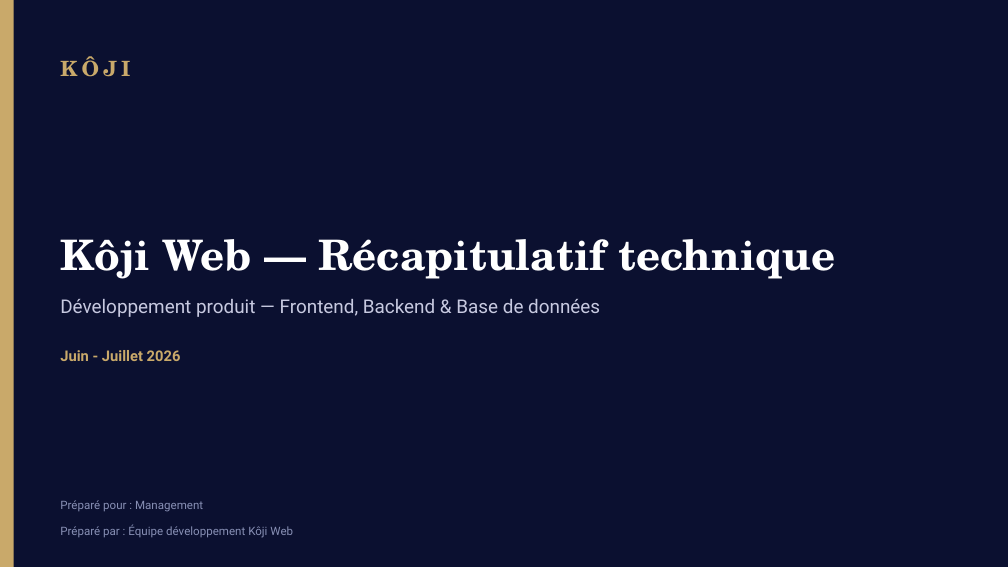
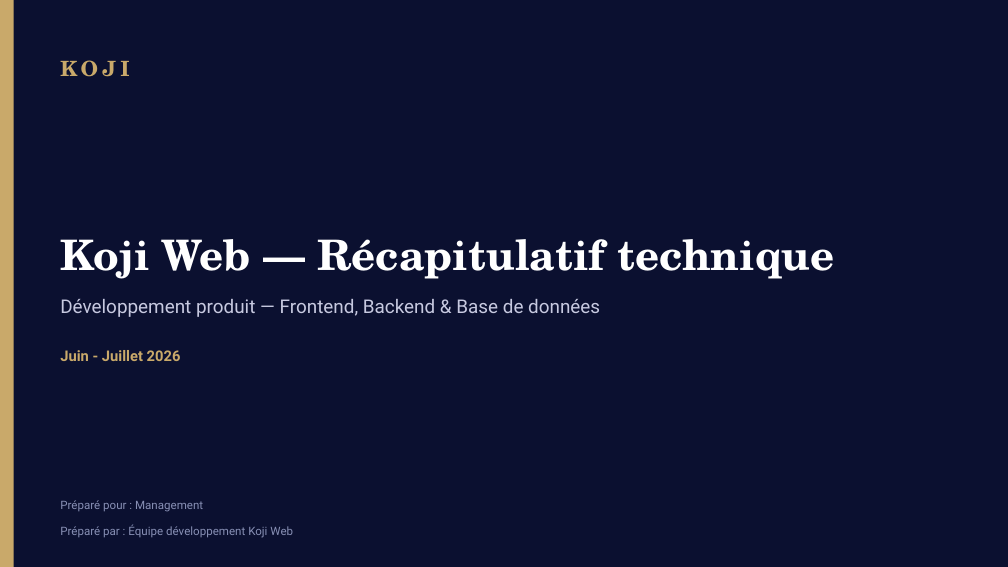
Before and after one commit to bouhouchimira-prog/web-app-Koji, a slide deck: slide 1 of docs/manager-recap/Recap-Koji-Manager.pptx. Drawn at 1008x567 pixels with LibreOffice and Linux fonts; fonts in the diff are those of the drawing. Boxes give left, top, right and bottom in pixels: in the first picture for what was removed or moved away, otherwise in the second. Text is boxed around its words. In the diff, an @@ line names an element or a change of style, - is before the commit and + after.

```diff
--- a/docs/manager-recap/Recap-Koji-Manager.pptx
+++ b/docs/manager-recap/Recap-Koji-Manager.pptx
@@ text at [60, 60, 129, 77]: text changed @@
-KÔJI
+KOJI
@@ text at [60, 239, 834, 279]: text changed @@
-Kôji Web — Récapitulatif technique
+Koji Web — Récapitulatif technique
@@ text at [60, 525, 293, 538]: text changed @@
-Préparé par : Équipe développement Kôji Web
+Préparé par : Équipe développement Koji Web
```
Also in this commit, not shown: 45 other slides changed, 19 other files.
